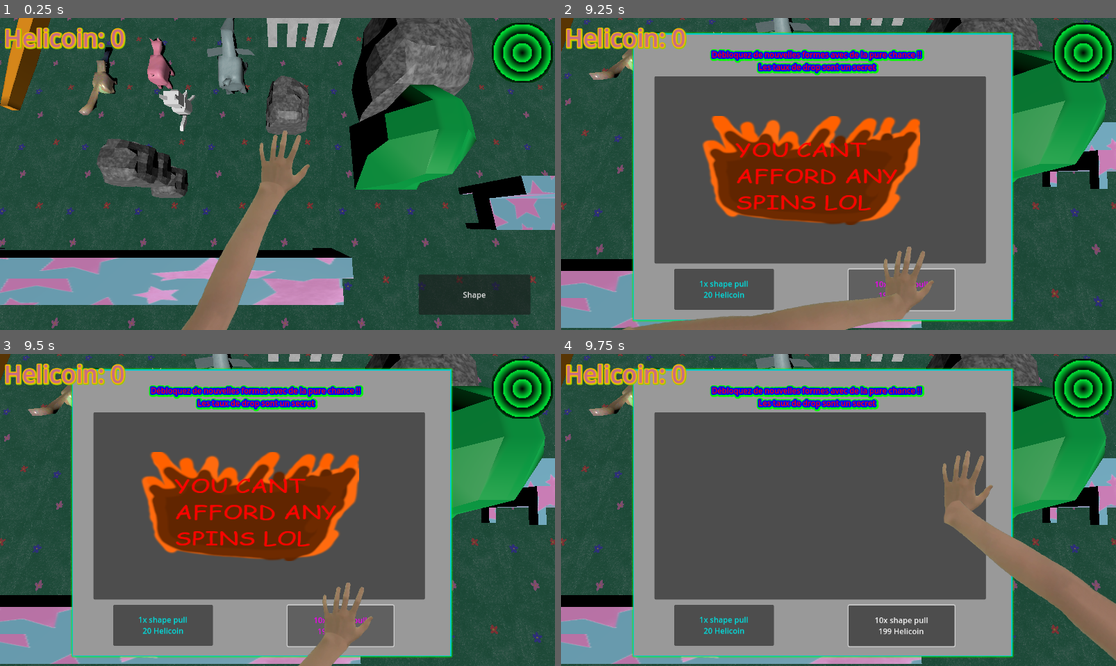
Above: before the commit, frames 1-4 (two rows, left to right).
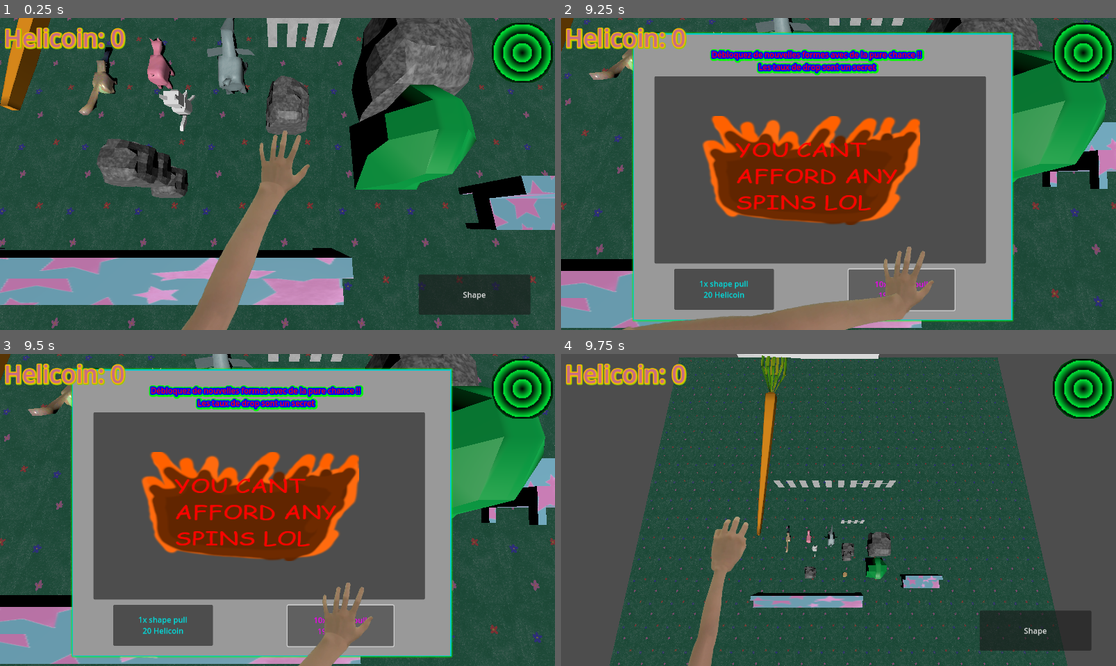
Above: after the commit, the same moments.

Repository: JAco9307/ShapeEscape
Game: Godot game, scene res://Main.tscn
Same seed, same stepped clock (60 frames per second), same inputs: the game is played once before the commit and once after it.
Inputs (mouse positions are in pixels of both pictures, inside the frame that each line leads up to):
- Up to frame 1 (0.25 s): no input
- Up to frame 2 (9.25 s): click "Shape" at 0.5 s; click "Horse Santé:NAN Désaccord:0.2…" at 1.25 s; click "Shape" at 2 s; click "Get more shapes!!" at 2.75 s; click "1x shape pull 20 Helicoin" at 3.5 s; click "10x shape pull 199 Helicoin" at 4.25 s; click "Horse Santé:NAN Désaccord:0.2…" at 5 s; click "1x shape pull 20 Helicoin" at 5.75 s; click "10x shape pull 199 Helicoin" at 6.5 s; click "Horse Santé:NAN Désaccord:0.2…" at 7.25 s; click "1x shape pull 20 Helicoin" at 8 s; click "10x shape pull 199 Helicoin" at 8.75 s
- Up to frame 3 (9.5 s): no input
- Up to frame 4 (9.75 s): move the mouse to (960, 494) at 9.52 s; hold Ctrl from 9.53 s (still down); click (960, 494) at 9.67 s

Frames 1-3 are identical in both runs. In frame 4, 92% of the frame differs, in the area x 0-100%, y 0-100%.

Commit message:
reset button

Diff:
--- a/GlobalVariables.gd
+++ b/GlobalVariables.gd
@@ -53,3 +53,14 @@
 		"scene": preload("res://objects/Environment/Guitar.tscn")
 	},
 ]
+
+func _process(delta: float) -> void:
+	if Input.is_physical_key_pressed(KEY_CTRL):
+		reset()
+	if Input.is_physical_key_pressed(KEY_ALT):
+		reset()
+	if Input.is_physical_key_pressed(KEY_ESCAPE):
+		reset()
+
+func reset():
+	get_tree().reload_current_scene()
--- a/Main.tscn
+++ b/Main.tscn
@@ -87,8 +87,8 @@
 
 [node name="Floor" parent="." instance=ExtResource("6_lgr22")]
 transform = Transform3D(1, 0, 0, 0, 1, 0, 0, 0, 1, -73.921, 0, 0)
-scaleZ = 200
 
 [connection signal="hpupdate" from="Player" to="MainUi" method="_on_player_hpupdate"]
 
 [editable path="Floor"]
+[editable path="Floor/stage"]
